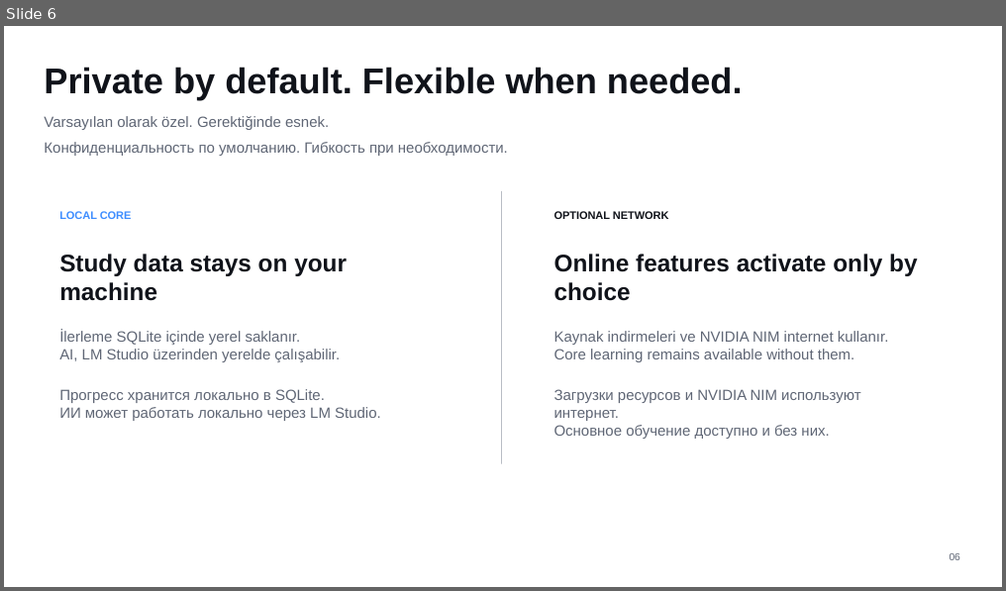
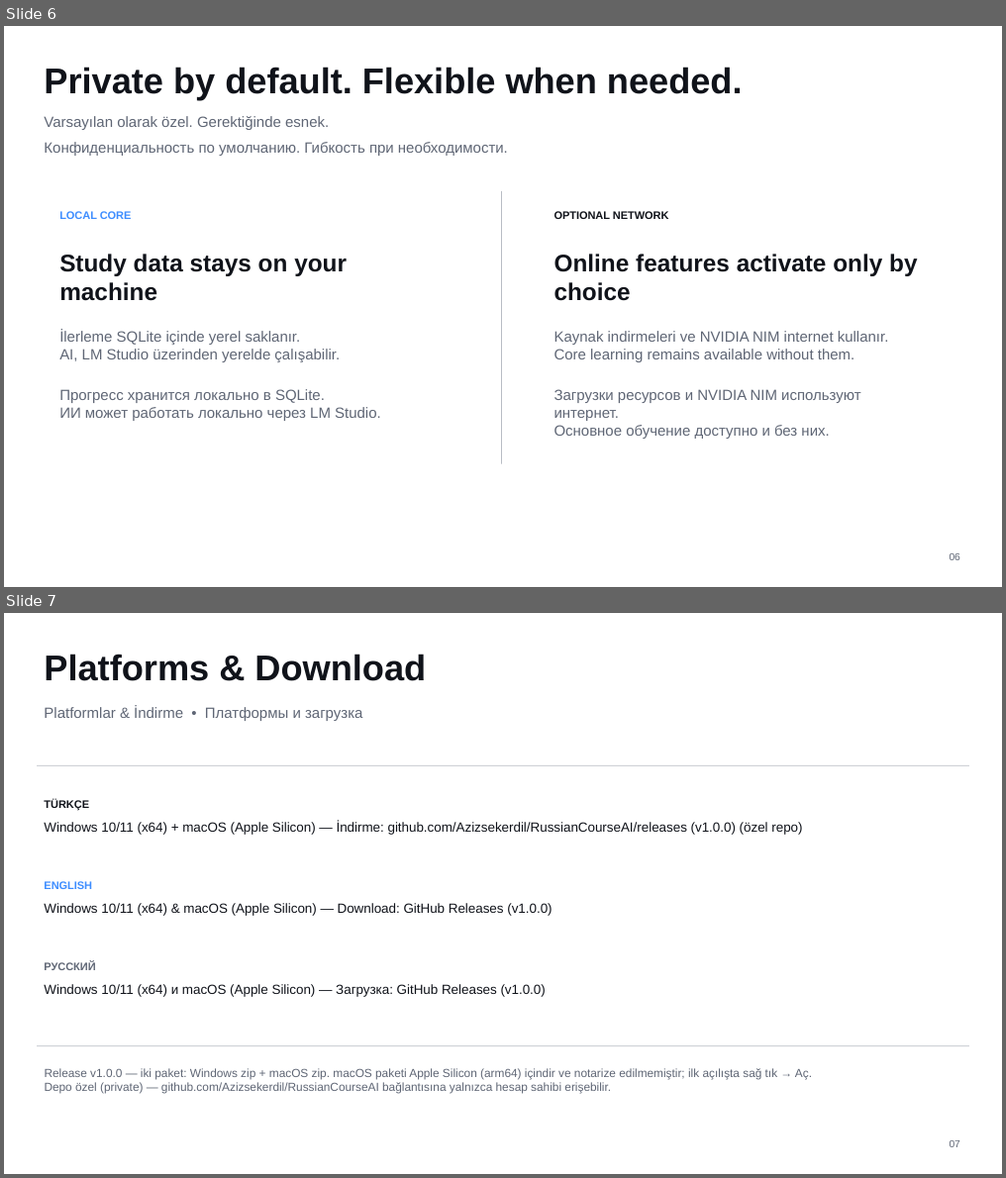
Before and after one commit to Azizsekerdil/RussianCourseAI, a slide deck: docs/presentation/Russian-Course-AI-Trilingual.pptx. Shown one above the other, each under a label of ours: slide 6 before the commit, slides 6 and 7 after it. The pictures are 1006x591 and 1006x1178 pixels, drawn with LibreOffice and Linux fonts; fonts in the diff are those of the drawing. Boxes give left, top, right and bottom in pixels: in the first picture for what was removed or moved away, otherwise in the second. Text is boxed around its words. In the diff, an @@ line names an element or a change of style, - is before the commit and + after.

```diff
--- a/docs/presentation/Russian-Course-AI-Trilingual.pptx
+++ b/docs/presentation/Russian-Course-AI-Trilingual.pptx
@@ slide 7 added at (4, 613, 1002, 1174), background #FFFFFF @@
@@ text added at (44, 654, 426, 681), 34.5 pt, text #10131A, bold @@
+Platforms & Download
@@ text added at (44, 707, 362, 721), 14.2 pt, text #5F6675 @@
+Platformlar & İndirme • Платформы и загрузка
@@ line added from (37, 765) to (969, 765), #B8BCC4 0.75 pt @@
@@ text added at (44, 799, 89, 810), 10.5 pt, text #10131A, bold @@
+TÜRKÇE
@@ text added at (44, 822, 802, 835), 12.8 pt, text #10131A @@
+Windows 10/11 (x64) + macOS (Apple Silicon) — İndirme: github.com/Azizsekerdil/RussianCourseAI/releases (v1.0.0) (özel repo)
@@ text added at (44, 881, 92, 889), 10.5 pt, text #3D8DFF, bold @@
+ENGLISH
@@ text added at (44, 903, 551, 916), 12.8 pt, text #10131A @@
+Windows 10/11 (x64) & macOS (Apple Silicon) — Download: GitHub Releases (v1.0.0)
@@ text added at (44, 961, 95, 970), 10.5 pt, text #5F6675, bold @@
+РУССКИЙ
@@ text added at (44, 984, 546, 997), 12.8 pt, text #10131A @@
+Windows 10/11 (x64) и macOS (Apple Silicon) — Загрузка: GitHub Releases (v1.0.0)
@@ line added from (37, 1047) to (969, 1047), #B8BCC4 0.75 pt @@
@@ text added at (45, 1068, 812, 1094), 11.2 pt, text #5F6675 @@
+Release v1.0.0 — iki paket: Windows zip + macOS zip. macOS paketi Apple Silicon (arm64) içindir ve notarize edilmemiştir; ilk açılışta sağ tık → Aç.
+Depo özel (private) — github.com/Azizsekerdil/RussianCourseAI bağlantısına yalnızca hesap sahibi erişebilir.
@@ text added at (949, 1141, 960, 1148), 9.8 pt, text #5F6675 @@
+07
```
Also in this commit, not shown: 2 slides changed, 2 other files.
